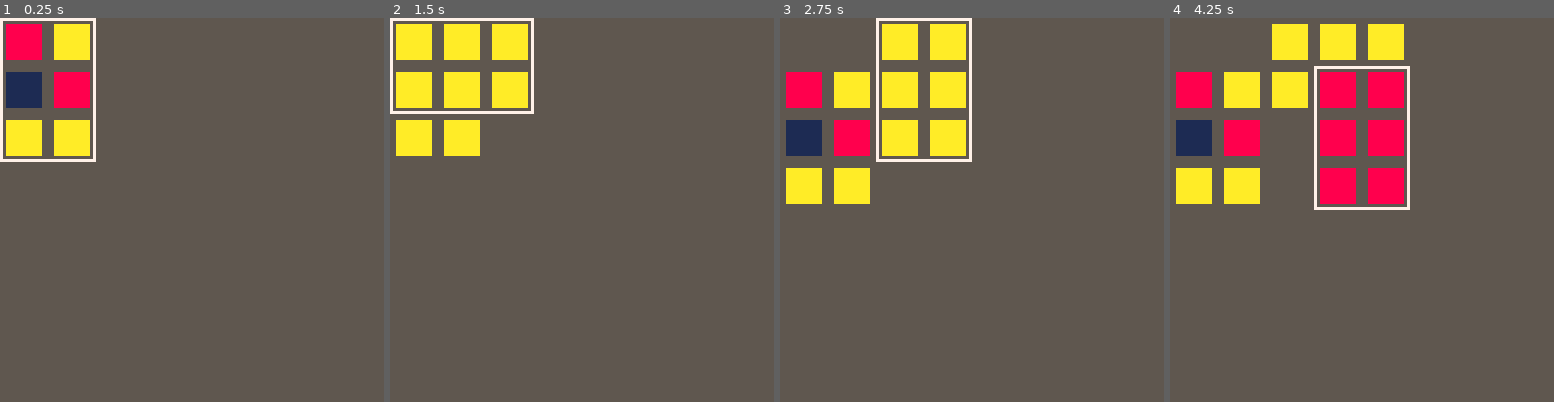
Above: before the commit, frames 1-4 (left to right).
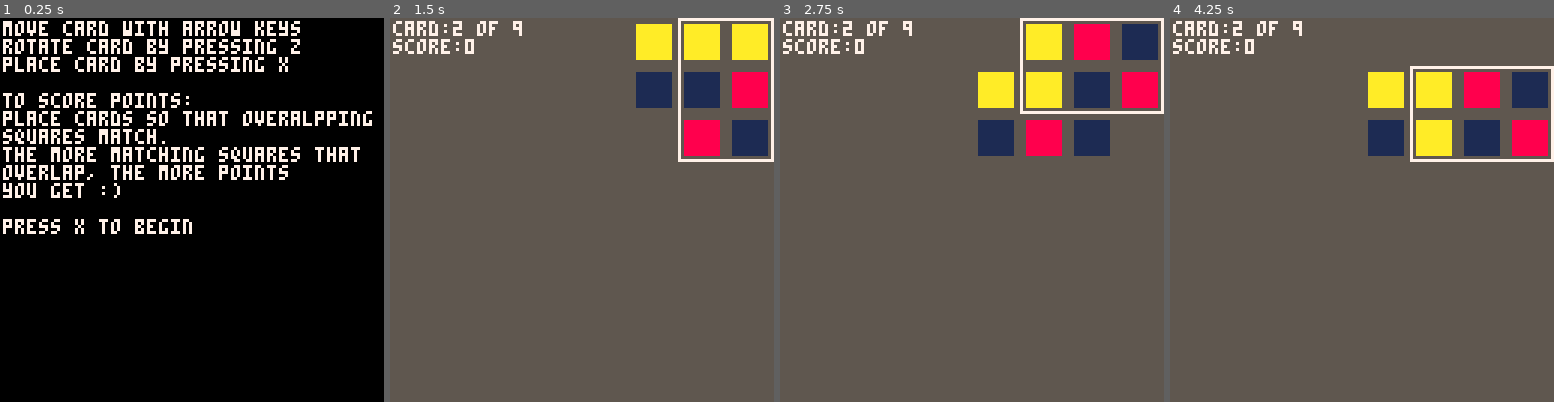
Above: after the commit, the same moments.

Repository: shen-sat/orchard
Game: PICO-8 cartridge game.p8
Two runs of this game, one before a commit and one after it. Both use one fixed random seed, a clock stepped at 60 frames per second and the inputs below.
Inputs:
- Up to frame 1 (0.25 s): no input
- Up to frame 2 (1.5 s): tap X (X key) at 0.33, 1.07 s; tap O (Z key) at 0.7 s
- Up to frame 3 (2.75 s): hold Right 1.6-2.1 s; tap O (Z key) at 1.7, 2.1, 2.5 s; tap X (X key) at 1.85 s; hold Up 2.15-2.42 s; hold Right from 2.47 s (still down)
- Up to frame 4 (4.25 s): tap O (Z key) every 0.4 s from 2.9 to 4.1 s; tap X (X key) at 2.97, 4.08 s; release Right at 3.03 s; hold Left 3.08-3.58 s; hold Down 3.63-3.97 s; hold Right from 4.02 s (still down)

The runs differ from the first frame. In frame 1, 100% of the frame differs, in the area x 0-100%, y 0-100%; in frame 2, 16%; in frame 3, 22%; in frame 4, 22%.

Commit message:
Create dummy game to test controls

Diff:
--- a/game.p8
+++ b/game.p8
@@ -2,6 +2,56 @@
 version 32
 __lua__
 function _init()
+  game = {}
+  intro()
+end
+
+function _update()
+  game.update()
+end
+
+function _draw()
+  game.draw()
+end
+
+function intro()
+  game.update = intro_update
+  game.draw = intro_draw
+end
+
+function intro_update()
+  if btnp(5) then start_game() end
+end
+
+function intro_draw()
+  cls()
+
+  print('move card with arrow keys',1,1,7)
+  print('rotate card by pressing z')
+  print('place card by pressing x')
+  print('')
+  print('to score points:')
+  print('place cards so that overalpping')
+  print('squares match.')
+  print('the more matching squares that')
+  print('overlap, the more points')
+  print('you get :)')
+  print('')
+  print('press x to begin')
+
+
+end
+
+function start_game()
+  game.update = game_update
+  game.draw = game_draw
+  tile_size = 16
+  fruit_sprite_width = 2
+  fruit_sprite_height = 2
+  card_number = 1
+
+  score = 0
+
   blink = {
     blink = function(self)
       return self.time < 9
@@ -11,8 +61,6 @@
       self.time = (self.time + 1) % 18
     end
   }
-
-  tile_size = 16
 
   cam = {
     x0 = 0,
@@ -45,28 +93,36 @@
     x = 0,
     y = 0,
     sprite = 0,
-    plantable = false
+    is_growable = false
   }
   lemon = {
     name = 'lemon',
     x = 0,
     y = 0,
     sprite = 2,
-    plantable = false
+    is_growable = false
   }
   berry = {
     name = 'berry',
     x = 0,
     y = 0,
     sprite = 4,
-    plantable = false
-  }
-
-  card_one = { copy_table(apple), copy_table(lemon), copy_table(berry), copy_table(apple), copy_table(lemon), copy_table(lemon) }
-  card_two = { copy_table(lemon), copy_table(lemon), copy_table(lemon), copy_table(lemon), copy_table(lemon), copy_table(lemon) }
-  card_three = { copy_table(apple), copy_table(apple), copy_table(apple), copy_table(apple), copy_table(apple), copy_table(apple) }
-
-  deck = { card_two, card_three }
+    is_growable = false
+  }
+
+  card_one = { copy_table(lemon), copy_table(berry), copy_table(apple), copy_table(apple), copy_table(lemon), copy_table(berry) }
+  card_two = { copy_table(lemon), copy_table(lemon), copy_table(berry), copy_table(apple), copy_table(apple), copy_table(berry) }
+  card_three = { copy_table(lemon), copy_table(apple), copy_table(berry), copy_table(lemon), copy_table(apple), copy_table(berry) }
+  card_four = { copy_table(berry), copy_table(berry), copy_table(apple), copy_table(lemon), copy_table(lemon), copy_table(apple) }
+  card_five = { copy_table(berry), copy_table(apple), copy_table(lemon), copy_table(lemon), copy_table(apple), copy_table(berry) }
+  card_six = { copy_table(lemon), copy_table(berry), copy_table(apple), copy_table(apple), copy_table(lemon), copy_table(berry) }
+  card_seven = { copy_table(lemon), copy_table(lemon), copy_table(berry), copy_table(apple), copy_table(apple), copy_table(berry) }
+  card_eight = { copy_table(lemon), copy_table(apple), copy_table(berry), copy_table(lemon), copy_table(apple), copy_table(berry) }
+  card_nine = { copy_table(apple), copy_table(apple), copy_table(berry), copy_table(lemon), copy_table(lemon), copy_table(apple) }
+
+  deck = { card_two, card_three, card_four, card_five, card_six, card_seven, card_eight, card_nine }
+
+  deck_start_count = #deck
 
   planted_fruits = {}
 
@@ -107,7 +163,7 @@
         if self.index == 0 then self.index = #self.points end
       end
     },
-    x0 = 0,
+    x0 = cam.x0 + 128 - 32,
     y0 = 0,
     x1 = function(self)
       if self:is_vertical() then
@@ -138,11 +194,16 @@
     plant_fruits = function(self)
       if btnp(5) and self:is_plantable() then
         for fruit in all(self.card) do
+          if fruit.is_growable then score += 1 end
           add(planted_fruits,fruit)
         end
+        card_number += 1
         local next_card = copy_table(deck[1])
         self.card = next_card
         del(deck,deck[1])
+        self.compass.index = 1
+        self.x0 = cam.x0 + 128 - 32
+        self.y0 = cam.y0
       end
     end,
     is_plantable = function(self)
@@ -185,7 +246,7 @@
       end
 
       -- mark plantable
-      for fruit in all(fruits) do fruit.plantable = false end
+      for fruit in all(fruits) do fruit.is_growable = false end
       local overlapping_fruits = {}
 
       if self:is_plantable() then
@@ -200,7 +261,7 @@
       end
 
       for fruit in all(overlapping_fruits) do
-        fruit.plantable = true
+        fruit.is_growable = true
       end
     end,
     draw_border = function(self)
@@ -208,16 +269,15 @@
     end,
     draw_fruits = function(self)
       for fruit in all(self.card) do
-        pal()
-        palt()
-        if fruit.plantable then
+        if fruit.is_growable then
           if blink:blink() then
             palt(0,false)
             pal(0,11)
           end
-
-        end
-        spr(fruit.sprite,fruit.x,fruit.y,2,2)
+        end
+        spr(fruit.sprite,fruit.x,fruit.y,fruit_sprite_width,fruit_sprite_height)
+        pal()
+        palt()
       end
     end,
     move = function(self)
@@ -242,20 +302,38 @@
   }
 end
 
-function _update()
+function game_update()
   selected_card:update()
   adjust_selected_card_or_camera_position(selected_card, cam)
   camera(cam.x0,cam.y0)
   blink:update()
-end
-
-function _draw()
+  if card_number > deck_start_count + 1 then game_over() end
+end
+
+function game_draw()
   cls(5)
-  rect(0,0,127,127,5) --border
   for fruit in all(planted_fruits) do
-    spr(fruit.sprite,fruit.x,fruit.y,2,2)
+    spr(fruit.sprite,fruit.x,fruit.y,fruit_sprite_width,fruit_sprite_height)
   end
   selected_card:draw()
+  print('card:'..card_number..' of '..deck_start_count + 1,cam.x0 + 1,cam.y0 + 1,7)
+  print('score:'..score,cam.x0 + 1,cam.y0 + 7,7)
+end
+
+function game_over()
+  game.update = game_over_update
+  game.draw = game_over_draw
+end
+
+function game_over_update()
+  if btnp(5) then start_game() end
+end
+
+function game_over_draw()
+  cls()
+  print('game over',cam.x0 + 1,cam.y0 + 1,7)
+  print('final score:'..score,cam.x0 + 1,cam.y0 + 7,7)
+  print('press x to replay',cam.x0 + 1,cam.y0 + 13,7)
 end
 
 function calculate_x1(x0, width)
